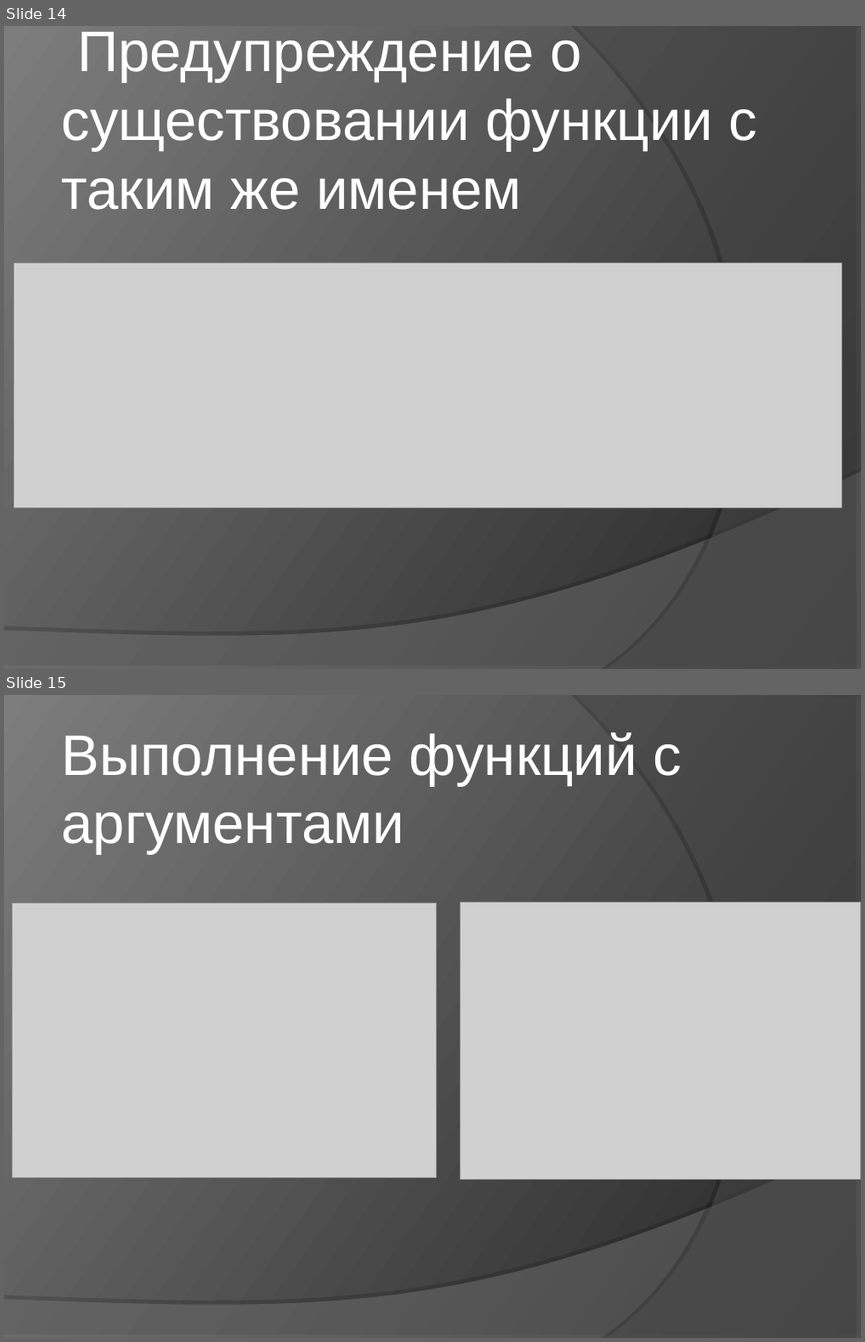
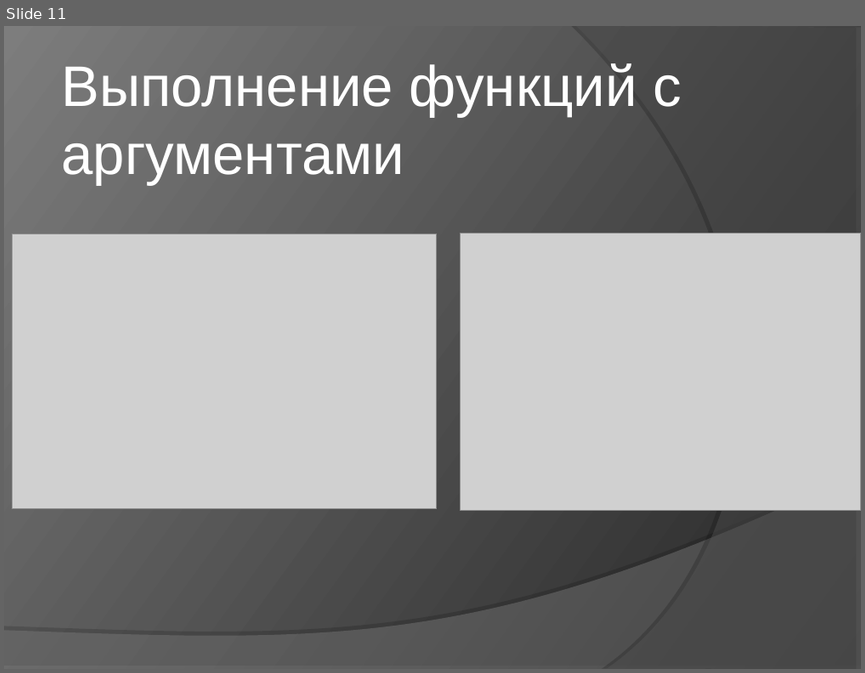
Before and after one commit to klenin/cats-junior, a slide deck: C8503A_Vasilyeva_presentation.ppt. Shown one above the other, each under a label of ours: slides 14 and 15 before the commit, slide 11 after it. The pictures are 865x1342 and 865x673 pixels, drawn with LibreOffice and Linux fonts; fonts in the diff are those of the drawing; grey boxes stand for pictures. Boxes give left, top, right and bottom in pixels: in the first picture for what was removed or moved away, otherwise in the second. Text is boxed around its words. In the diff, an @@ line names an element or a change of style, - is before the commit and + after.

```diff
--- a/C8503A_Vasilyeva_presentation.ppt
+++ b/C8503A_Vasilyeva_presentation.ppt
@@ slide 14 removed at (x1=4, y1=26, x2=861, y2=669), background gradient #242424 to #7D7D7D; not listed: 2 template elements that a slide beside it also shows @@
@@ text removed at (x1=62, y1=31, x2=758, y2=210) @@
-Предупреждение о существовании функции с таким же именем
@@ picture removed at (x1=13, y1=263, x2=842, y2=507) @@
@@ what was slide 15 is now slide 11 @@
```
Also in this commit, not shown: 9 slides changed, 3 other slides removed, 1 other file.
